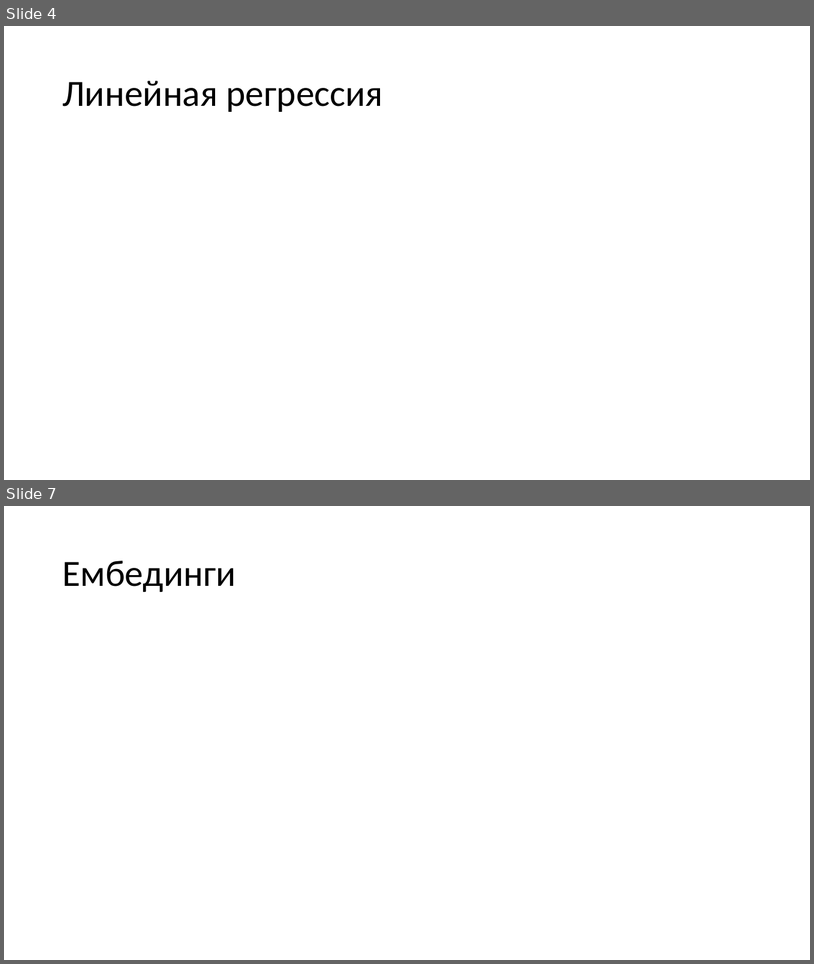
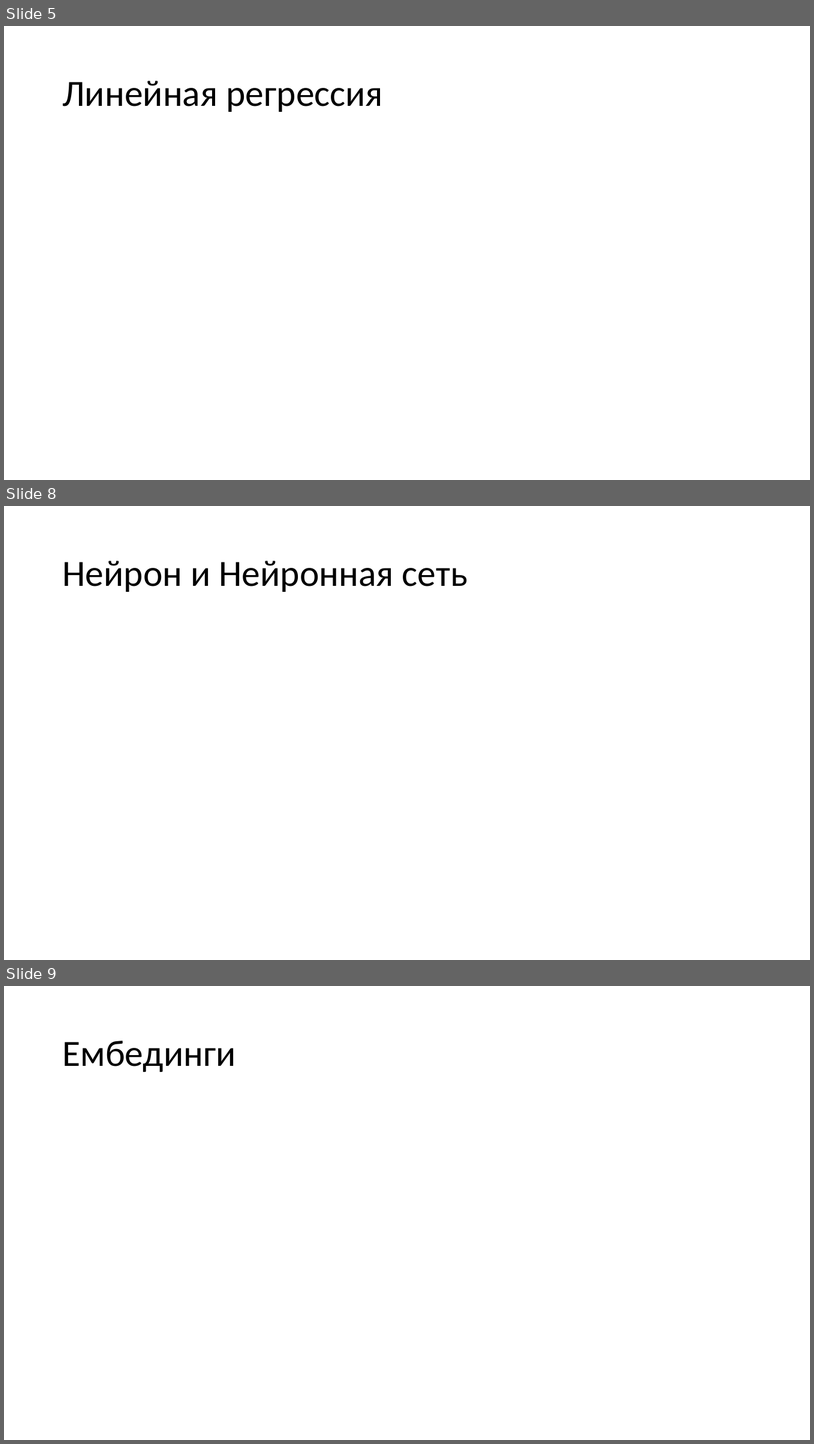
Before and after one commit to pltnv-a-a/nlp-notes, a slide deck: ChatGPT_from_zero.pptx. Shown one above the other, each under a label of ours: slides 4 and 7 before the commit, slides 5, 8 and 9 after it; the slides between them are not shown. The pictures are 814x964 and 814x1444 pixels, drawn with LibreOffice and Linux fonts; fonts in the diff are those of the drawing. Boxes give left, top, right and bottom in pixels: in the first picture for what was removed or moved away, otherwise in the second. Text is boxed around its words. In the diff, an @@ line names an element or a change of style, - is before the commit and + after.

```diff
--- a/ChatGPT_from_zero.pptx
+++ b/ChatGPT_from_zero.pptx
@@ slide 8 added at box(4, 506, 810, 960), background #FFFFFF @@
@@ title added at box(62, 561, 468, 592), 44 pt, text #000000 @@
+Нейрон и Нейронная сеть
@@ what was slide 4 is now slide 5 @@
@@ what was slide 7 is now slide 9 @@
```
Also in this commit, not shown: 2 slides changed, 2 other slides added, 1 slide removed, 4 other files.
